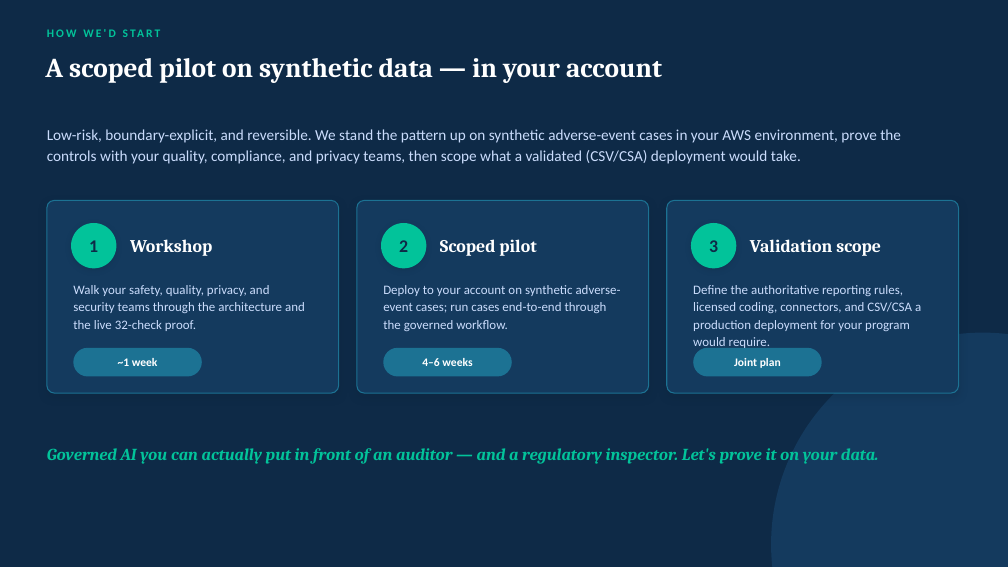
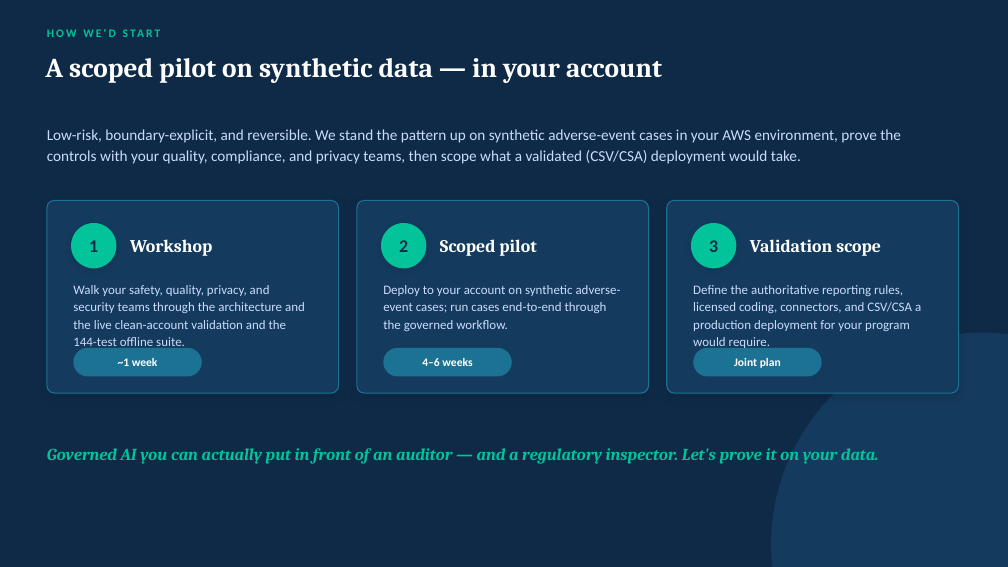
Before and after one commit to virtualryder/pharmacovigilance_agent, a slide deck: slide 10 of docs/PV-AgentCore-Customer.pptx. Drawn at 1008x567 pixels with LibreOffice and Linux fonts; fonts in the diff are those of the drawing. Boxes give left, top, right and bottom in pixels: in the first picture for what was removed or moved away, otherwise in the second. Text is boxed around its words. In the diff, an @@ line names an element or a change of style, - is before the commit and + after.

Commit message:
gtm: reconcile deck/doc test counts and bring the generators under the gate
The customer-facing PowerPoints and the regulatory/runbook Word docs were quoting stale suite
sizes - PV 128, financial-aid 150, housing 145 - against true suites of 144 / 175 / 181. Every
markdown count was green at the time, because the doc-count gate covered the markdown and NOT the
generators that produce the decks. The deck is the artifact a customer actually sees, so the hole
was in the worst possible place.

Fixed 13 sites across customer_deck.js, leadership_deck.js, regulatory.js and runbook.js in three
repos, then regenerated all pptx/docx.

NOT touched, deliberately: "32/32" and "29/29" and "30/30" live governance checks, and "10/10"
concurrent runs. Those are demo smoke-test and load metrics - a different measurement, and correct.
Sweeping them into a test-count reconciliation is exactly the number-shuffling this is meant to end.

Gate closed so it cannot recur:
  - docs/generators/*.js added to COUNTED_DOCS in all four repos
  - new pattern for the deck stat-tuple form ["144", "offline tests ...", MINT], where the number
    and the word "tests" sit in SEPARATE string literals so no prose pattern matched them
  - verified to bite: reverting a deck stat to 145 fails with
    docs/generators/customer_deck.js:178 quotes 145, suite has 181

Verified on the rebuilt binaries by extracting the OOXML, not by trusting the build log: 0 files
carry a stale count, and media parts + part counts are unchanged against the committed versions
(regeneration has silently stripped embedded images in this portfolio before).

```diff
--- a/docs/PV-AgentCore-Customer.pptx
+++ b/docs/PV-AgentCore-Customer.pptx
@@ text at box(73, 285, 305, 350): text changed @@
-Walk your safety, quality, privacy, and security teams through the architecture and the live 32-check proof.
+Walk your safety, quality, privacy, and security teams through the architecture and the live clean-account validation and the 144-test offline suite.
```
Also in this commit, not shown: 1 other slide changed, 9 other files.
